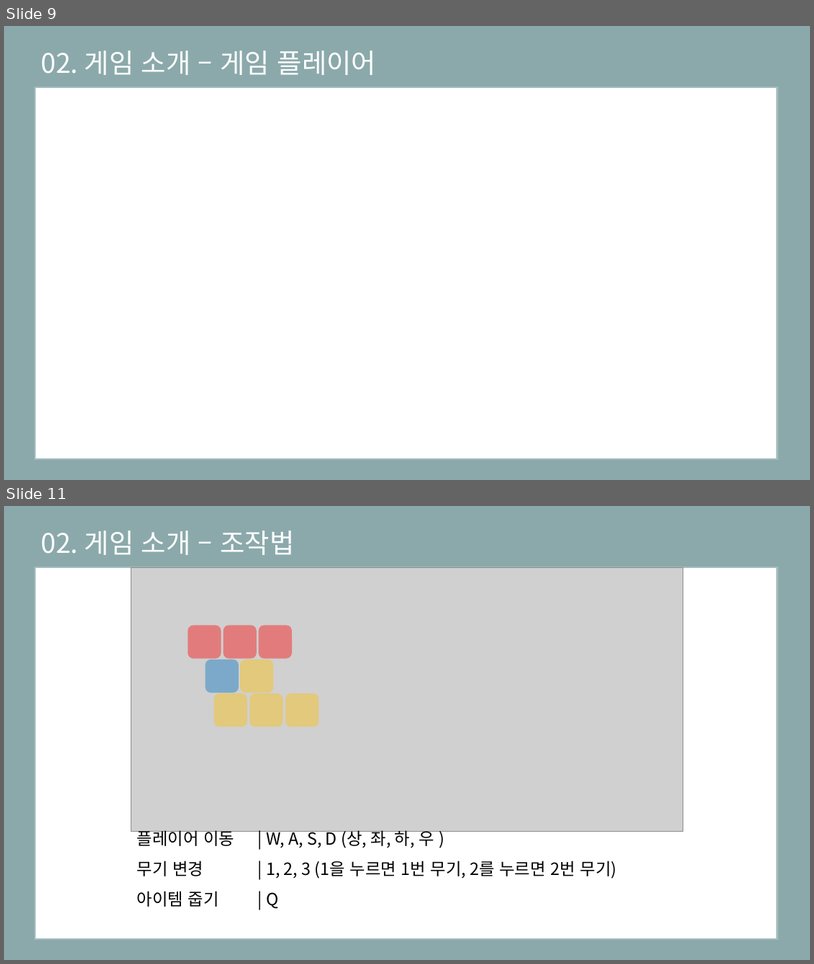
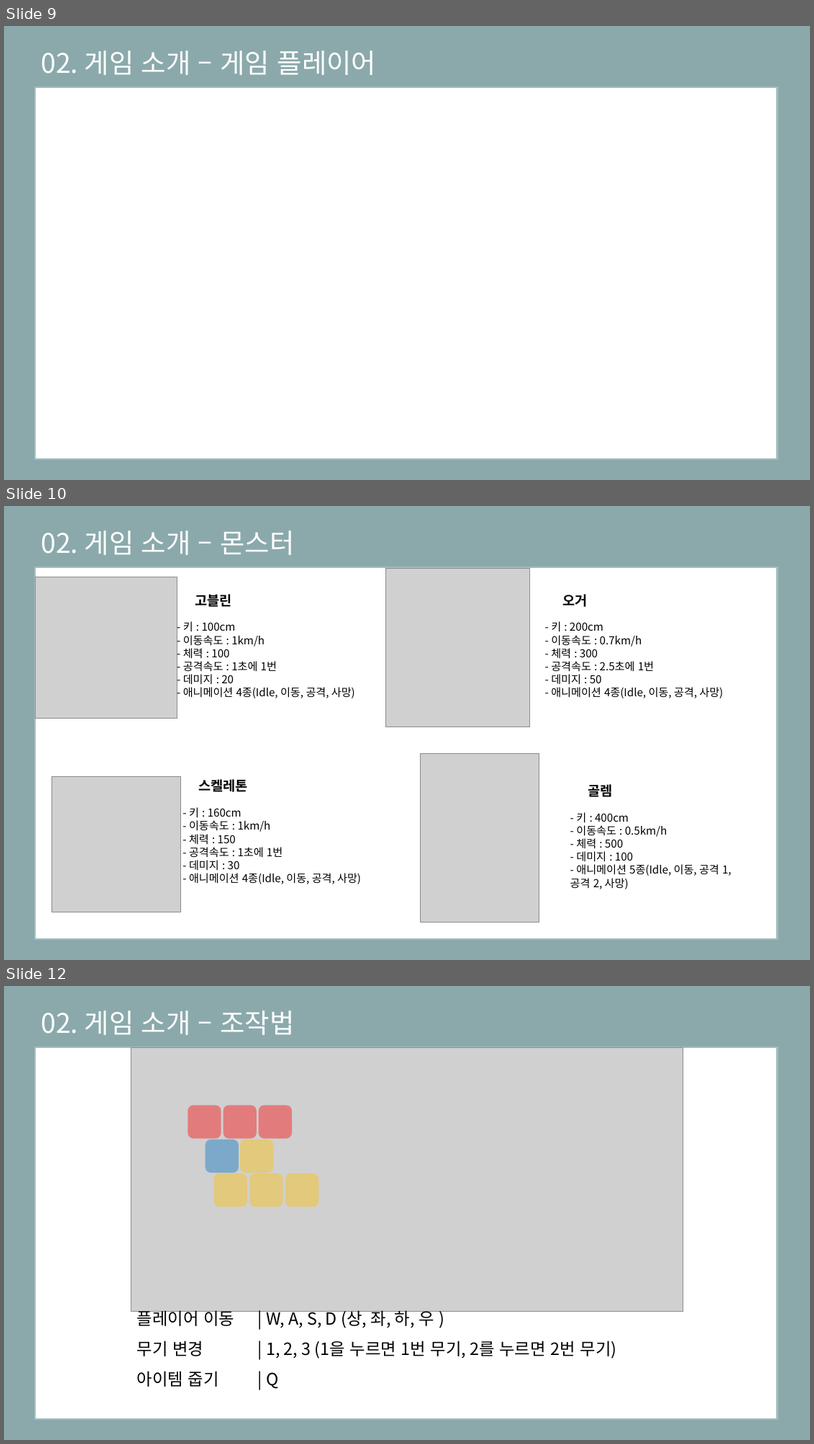
Before and after one commit to eunjiyun/Graduation_Work, a slide deck: Game_Design/2019184003 김 선아 장르 제안서.pptx. Shown one above the other, each under a label of ours: slides 9 and 11 before the commit, slides 9, 10 and 12 after it; the slides between them are not shown. The pictures are 814x964 and 814x1444 pixels, drawn with LibreOffice and Linux fonts; fonts in the diff are those of the drawing; grey boxes stand for pictures. Boxes give left, top, right and bottom in pixels: in the first picture for what was removed or moved away, otherwise in the second. Text is boxed around its words. In the diff, an @@ line names an element or a change of style, - is before the commit and + after.

Commit message:
몬스터, 퍼즐 슬라이드 추가

```diff
--- a/Game_Design/2019184003 김 선아 장르 제안서.pptx
+++ b/Game_Design/2019184003 김 선아 장르 제안서.pptx
@@ slide 10 added at <box>4,506,810,960</box>, background #8BA9AB @@
@@ text added at <box>41,530,295,555</box>, 32 pt, text #FFFFFF @@
+02. 게임 소개 – 몬스터
@@ rectangle added at <box>35,567,778,939</box>, fill #FFFFFF, outline #A3BCBD 2.25 pt @@
@@ picture added at <box>386,569,530,726</box> @@
@@ picture added at <box>35,577,176,718</box> @@
@@ text added at <box>183,594,355,698</box>, 13 pt, text #000000 @@
+고블린
+- 키 : 100cm
+- 이동속도 : 1km/h
+- 체력 : 100
+- 공격속도 : 1초에 1번
+- 데미지 : 20
+- 애니메이션 4종(Idle, 이동, 공격, 사망)
@@ text added at <box>551,594,723,698</box>, 13 pt, text #000000 @@
+오거
+- 키 : 200cm
+- 이동속도 : 0.7km/h
+- 체력 : 300
+- 공격속도 : 2.5초에 1번
+- 데미지 : 50
+- 애니메이션 4종(Idle, 이동, 공격, 사망)
@@ picture added at <box>421,754,540,921</box> @@
@@ picture added at <box>52,777,181,912</box> @@
@@ text added at <box>189,779,361,884</box>, 13 pt, text #000000 @@
+스켈레톤
+- 키 : 160cm
+- 이동속도 : 1km/h
+- 체력 : 150
+- 공격속도 : 1초에 1번
+- 데미지 : 30
+- 애니메이션 4종(Idle, 이동, 공격, 사망)
@@ text added at <box>571,784,732,889</box>, 13 pt, text #000000 @@
+골렘
+- 키 : 400cm
+- 이동속도 : 0.5km/h
+- 체력 : 500
+- 데미지 : 100
+- 애니메이션 5종(Idle, 이동, 공격 1, 공격 2, 사망)
@@ what was slide 11 is now slide 12 @@
```
Also in this commit, not shown: 1 other slide added, 1 slide removed.
